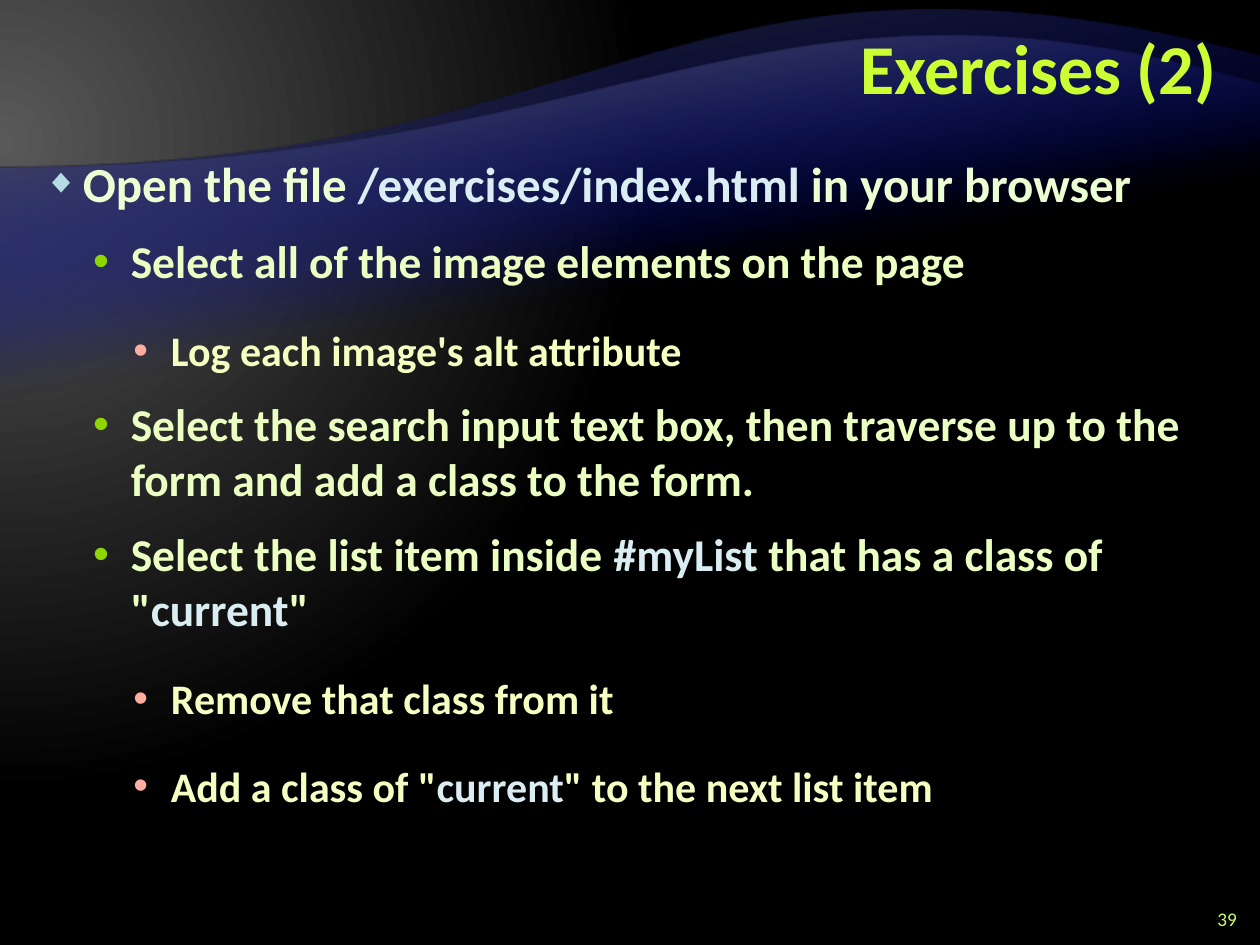
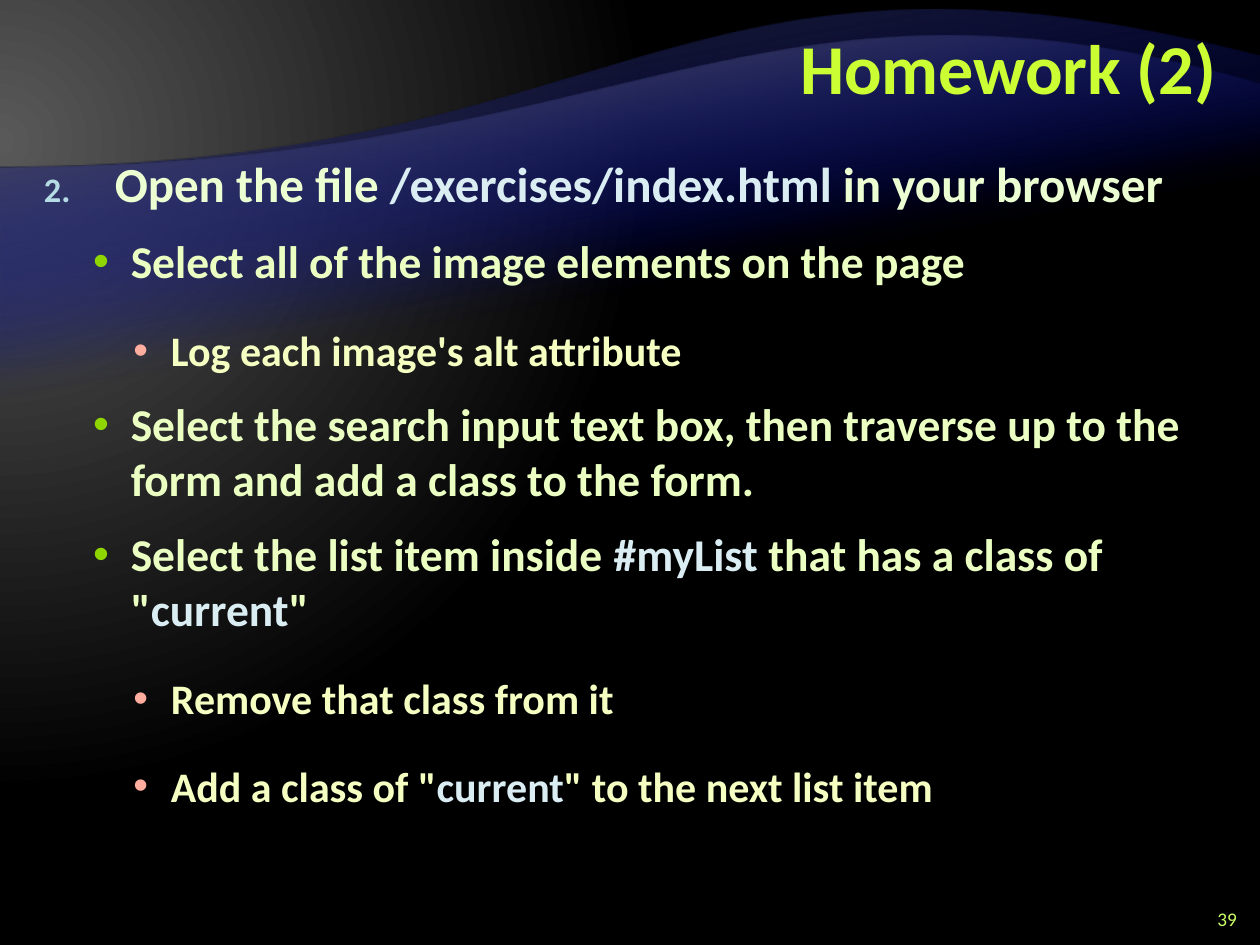
Before and after one commit to Lockheed01/aspnet-mvc-course, a slide deck: slide 39 of trunk/Lectures/10. jQuery, HTML5, Slice and Dice/jQuery.pptx. Drawn at 1260x945 pixels with LibreOffice and Linux fonts; fonts in the diff are those of the drawing; background and template pictures are left out. Boxes give left, top, right and bottom in pixels: in the first picture for what was removed or moved away, otherwise in the second. Text is boxed around its words. In the diff, an @@ line names an element or a change of style, - is before the commit and + after.

```diff
--- a/trunk/Lectures/10. jQuery, HTML5, Slice and Dice/jQuery.pptx
+++ b/trunk/Lectures/10. jQuery, HTML5, Slice and Dice/jQuery.pptx
@@ title at (800, 36, 1216, 105): text changed @@
-Exercises (2)
+Homework (2)
@@ text at (115, 167, 1163, 214): bullet ◆ to 1. @@
```
Also in this commit, not shown: 3 other slides changed, 6 other files.
